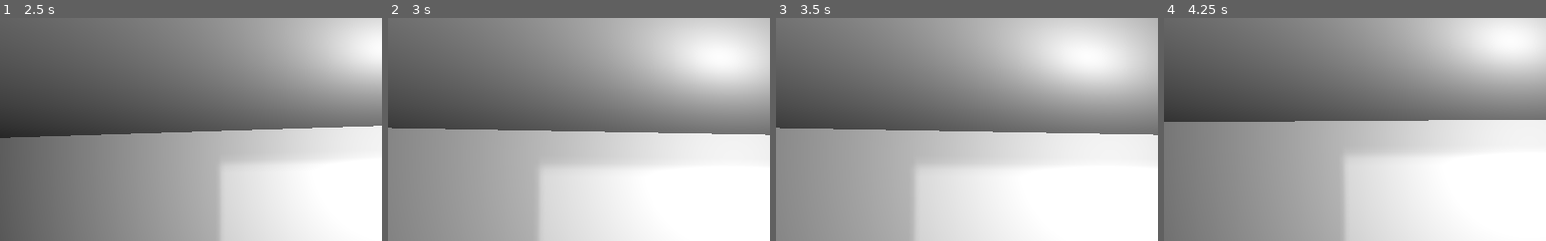
Above: before the commit, frames 1-4 (left to right).
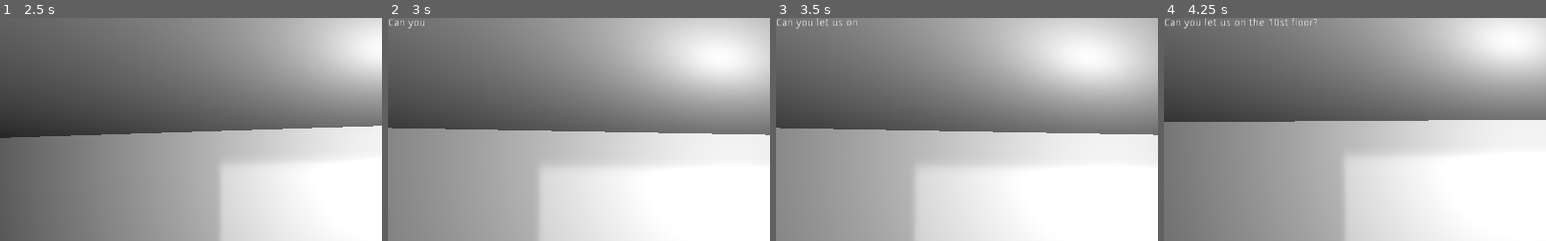
Above: after the commit, the same moments.

Repository: RoxoFoxo/the-elevator
Game: Godot game, scene res://scenes/MainMenu.tscn
The game is run twice, just before and just after one commit, with the same random seed, the same clock (stepped at 60 frames per second) and the same inputs.
Inputs (mouse positions are % of the whole screen's width and height, from its top left):
- Up to frame 1 (2.5 s): click "PLAY" at 0.5 s; tap Enter at 1.25 s; move the mouse to (55, 50) at 1.27 s; hold W (move_forward) from 1.28 s (still down); tap E (use) at 1.35, 2.1 s; move the mouse to (45, 50) at 2.02 s
- Up to frame 2 (3 s): keep holding W (move_forward); move the mouse to (52, 48) at 2.77 s; tap E (use) at 2.85 s
- Up to frame 3 (3.5 s): keep holding W (move_forward)
- Up to frame 4 (4.25 s): keep holding W (move_forward); move the mouse to (49, 52) at 3.52 s; tap E (use) at 3.6 s
The pictures show only the part of the screen within x 0-50%, y 0-50%; the shares and areas given below are measured in that part.

Frame 1 is identical in both runs. In frame 2, 0.1% of the frame differs, in the area x 0-10%, y 0-5%; in frame 3, 0.2%; in frame 4, 0.4%, in the area x 0-40%, y 0-5%.

Commit message:
feat: phrases

Diff:
--- a/scenes/Act1.gd
+++ b/scenes/Act1.gd
@@ -26,6 +26,7 @@
 	if needs_press:
 		waiting = waiting + delta
 		_complain(waiting)
+		return
 	if act == 1:
 		act = 0
 		_act1()
@@ -37,23 +38,23 @@
 		emit_signal("finished")
 
 func _complain(time):
-	if time > 5000 and complain == 1:
+	if time > 5 and complain == 1:
 		_say("So... can you press the button?", 0.05)
 		complain = 2
-	if time > 15000 and complain == 2:
+	if time > 15 and complain == 2:
 		_say("For gods sake, can you press the button?", 0.05)
 		complain = 3
-	if time > 30000 and complain == 2:
+	if time > 30 and complain == 2:
 		_say("Are you really keep us all waiting???", 0.03)
 		complain = 4
-	if time > 60000 and complain == 2:
+	if time > 60 and complain == 2:
 		_say("Fuck you Im gonna press it myself", 0.02)
 		button_pressed()
 	yield($"../Dialog", "done")
 
 # entering elevator...
 func _act1():
-	print_debug("starting act 1")
+	print_debug("starting act 1 p/ 1")
 	yield(get_tree().create_timer(1), "timeout")
 	_toggle_door()
 	# TODO: add trigger to person enter the elevator
@@ -63,9 +64,11 @@
 	# configuration to act 2:
 	needs_press = true
 	act = 2
+	print_debug("act 1 p/ 1 done")
 
 # conversation while going up
 func _act2():
+	print_debug("starting act 1 p/ 2")
 	yield(get_tree().create_timer(2), "timeout")
 	# A
 	_say("So, about what you are saying", 0.05)
@@ -85,6 +88,7 @@
 	_say("even more if you have a BlueBird account", 0.05)
 	yield($"../Dialog", "done")
 	act = 3
+	print_debug("act 1 p/ 2 done")
 
 # from self and MainScene
 func button_pressed():
--- a/scenes/Dialog.gd
+++ b/scenes/Dialog.gd
@@ -2,21 +2,25 @@
 
 signal done
 
-func _ready():
-
-	next_say()
+# process only one say each time thought process
+var next = true
 
 # [[string, time, sound], ...]
 var queue = []
 
 func add_say(string, time):
 	queue.append([string, time])
-	return self
 
-func next_say():
+func _process(delta):
+	if next:
+		next = false
+		_next_say()
+
+func _next_say():
 	var sound_next = false
 
 	$Label.text = ""
+
 	if queue.size() > 0:
 		var q = queue.pop_front()
 		var string = String(q[0])
@@ -30,7 +34,11 @@
 				sound_next = false
 			else:
 				sound_next = true
+		yield(get_tree().create_timer(3), "timeout")
+		emit_signal("done")
+		next = true
 	else:
+		next = true
 		emit_signal("done")
 
 #
--- a/scenes/MainScene.tscn
+++ b/scenes/MainScene.tscn
@@ -63,5 +63,4 @@
 script = ExtResource( 7 )
 
 [connection signal="pressing_big_red_button" from="Player" to="." method="_on_Player_pressing_big_red_button"]
-[connection signal="done" from="Dialog" to="Act1" method="_on_Dialog_done"]
 [connection signal="finished" from="Act1" to="." method="_on_Act1_finished"]
